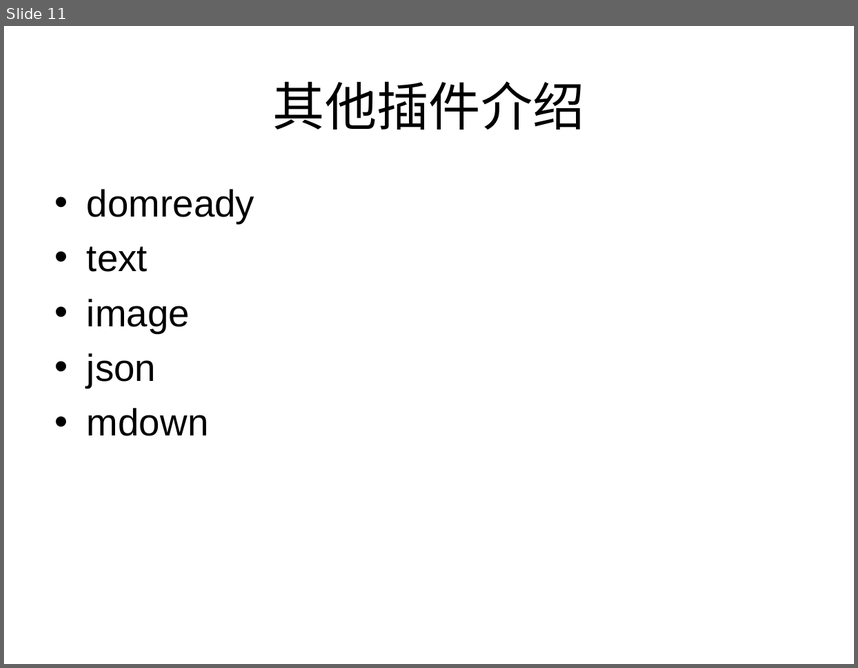
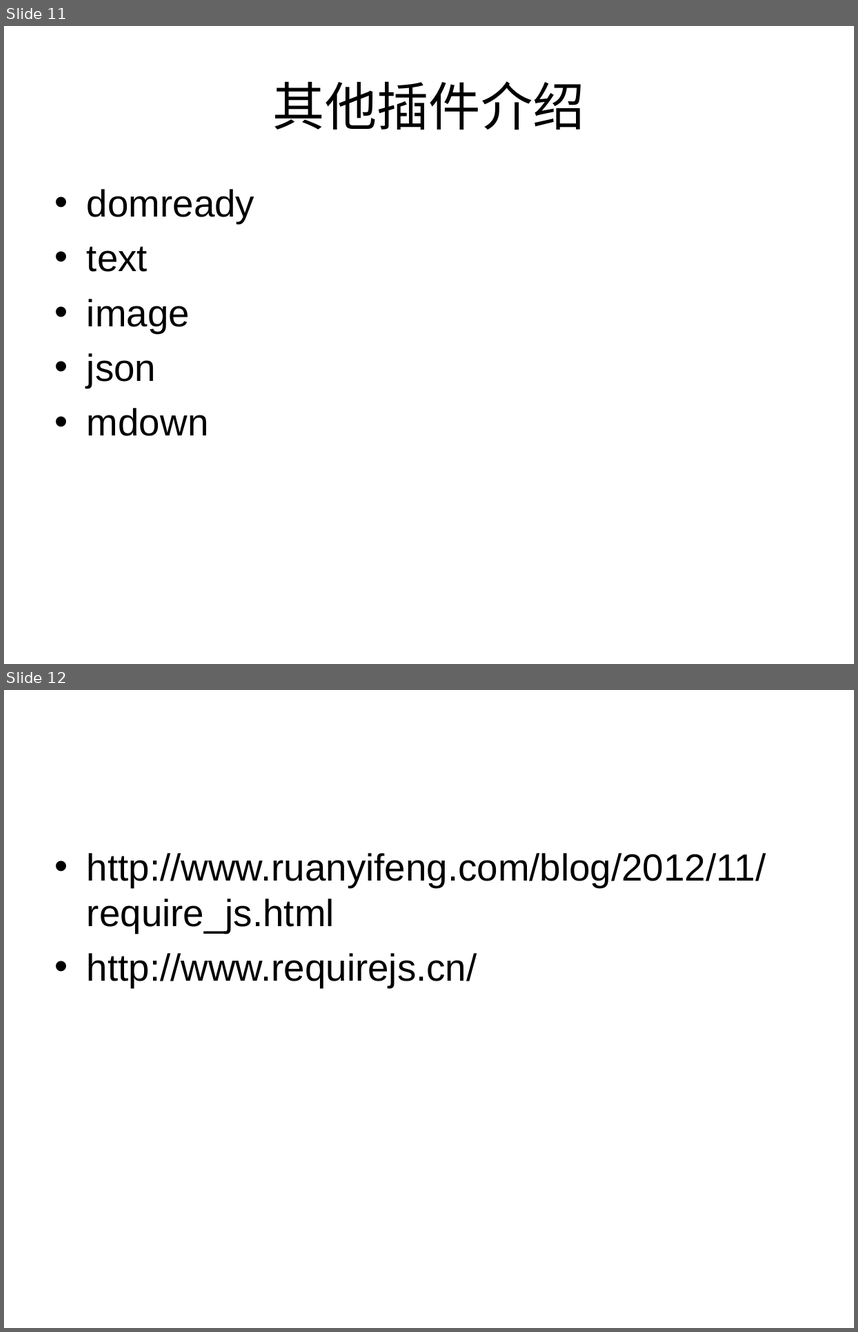
Before and after one commit to hskyzhou/requireJs, a slide deck: requireJs.ppt. Shown one above the other, each under a label of ours: slide 11 before the commit, slides 11 and 12 after it. The pictures are 858x668 and 858x1332 pixels, drawn with LibreOffice and Linux fonts; fonts in the diff are those of the drawing. Boxes give left, top, right and bottom in pixels: in the first picture for what was removed or moved away, otherwise in the second. Text is boxed around its words. In the diff, an @@ line names an element or a change of style, - is before the commit and + after.

Commit message:
修改

```diff
--- a/requireJs.ppt
+++ b/requireJs.ppt
@@ slide 12 added at <box>4,690,854,1328</box>, background #FFFFFF @@
@@ text added at <box>87,853,766,987</box>, 32 pt, text #000000 @@
+• http://www.ruanyifeng.com/blog/2012/11/require_js.html
+• http://www.requirejs.cn/
```
